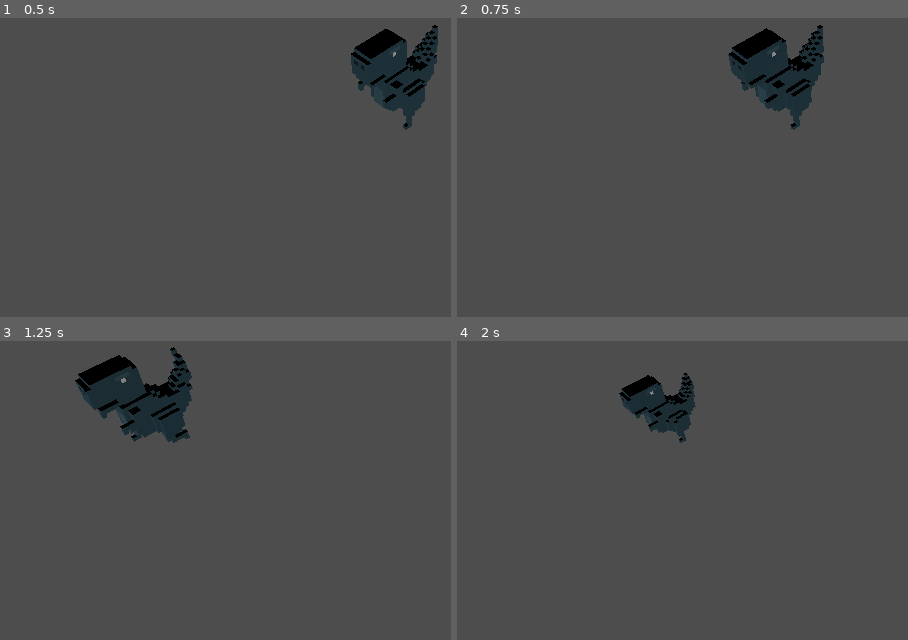
Above: before the commit, frames 1-4 (two rows, left to right).
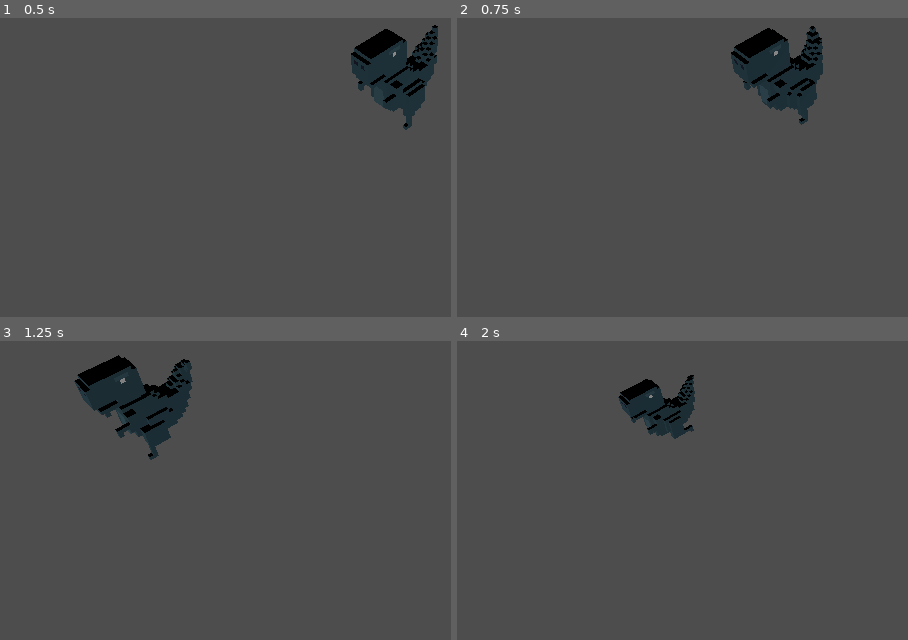
Above: after the commit, the same moments.

Repository: SugarWong97/Godot4_StopMotion3D
Game: Godot game, scene res://Demo.tscn
Same seed, same stepped clock (60 frames per second), same inputs: the game is played once before the commit and once after it.
Inputs (mouse positions are in pixels of both pictures, inside the frame that each line leads up to):
- Up to frame 1 (0.5 s): no input
- Up to frame 2 (0.75 s): tap Enter at 0.5 s; move the mouse to (outside the picture) at 0.52 s; hold D from 0.53 s (still down); hold Z from 0.53 s (still down); click (outside the picture) at 0.67 s
- Up to frame 3 (1.25 s): keep holding D; keep holding Z; tap X at 0.8 s
- Up to frame 4 (2 s): move the mouse to (696, 454) at 1.27 s; release D at 1.28 s; release Z at 1.28 s; hold S from 1.28 s (still down); tap X at 1.35 s; tap Z at 1.55 s

Frame 1 is identical in both runs. In frame 2, 1.1% of the frame differs, in the area x 60-82%, y 2-38%; in frame 3, 1.3%, in the area x 16-43%, y 2-40%; in frame 4, 1.0%.

Commit message:
allow change FPS for specific animation

Diff:
--- a/MeshAnimationPlayer.gd
+++ b/MeshAnimationPlayer.gd
@@ -1,7 +1,7 @@
 extends Node3D
 class_name MeshAnimationPlayer
 
-@export var defaultFPS : int = 30
+@export var defaultFPS : float = 30.0
 @export_dir var loadAnimationsPath : Array[String]
 @export_enum("obj", "gltf") var animationExtension: String = "gltf"
 @export_node_path("MeshInstance3D") var meshNodePath
@@ -21,6 +21,7 @@
 var nick = 'StopMotion3D'
 var loadedAnimations = []
 var dictForLoadedAnimations = {}
+var dictForAnimationsFPS = {}
 
 var meshObj : MeshInstance3D
 
@@ -31,6 +32,7 @@
 var curAnimationFrame = 0
 var curAnimationName : String
 var oldAnimationID : int = -1
+var curAnimationFps : float = -1.0
 
 # Actual timer.
 var timerForAnimation = null
@@ -62,6 +64,7 @@
 		#trace_prin("set map animationName [" +  animationName + "] = "+ str(index))
 		dictForLoadedAnimations[animationName] = index
 		loadedAnimations[index].push_back(gotMesh)
+		set_animation_fps(animationName, defaultFPS)
 
 func _ready() :
 	# Set initial timer.
@@ -87,6 +90,7 @@
 	set_default_fps(defaultFPS)
 	loadedAnimations.clear()
 	dictForLoadedAnimations.clear()
+	dictForAnimationsFPS.clear()
 
 	# Load all objects from directory.
 	for i in range(loadAnimationsPath.size()):
@@ -142,7 +146,6 @@
 	# Set initial frame.
 	#meshObj.mesh = loadedAnimations[0][0]
 	meshObj.mesh = null
-	timerForAnimation.start()
 
 # cover Animation Name to Animation ID
 # Example:
@@ -160,6 +163,9 @@
 		trace_prin(nick + ": Can not Play Animation, id not found")
 		pause()
 		return
+
+	_apply_timer_delay(dictForAnimationsFPS[animation])
+
 	oldAnimationID = animationIdToPlay
 	if restart or animationIdToPlay != oldAnimationID :
 		curAnimationFrame = 0
@@ -183,6 +189,7 @@
 func play(animationName: String, loop: bool = false, restart = false):
 	var id = animationNameToId(animationName)
 	curAnimationName = animationName
+	print("Play " + curAnimationName + ", fps is " + str(dictForAnimationsFPS[id]))
 	playWithID(id, loop, restart)
 
 # Plays stop motion in reverse.
@@ -264,9 +271,26 @@
 		curAnimationFrame = randi() % nOfFrames
 
 # Updates delay
-func set_default_fps(fps: int):
+func _apply_timer_delay(fps : float) :
 	var frameDelayS : float
+	frameDelayS = 1.0 / fps * 1.0
+
+	timerForAnimation.set_wait_time(frameDelayS)
+	if curAnimationFps != fps:
+		isNeedPlayImmediatelyWhenPlayCtrl = true
+	curAnimationFps = fps
+	timerForAnimation.stop()
+	timerForAnimation.start()
+	#trace_prin(nick + " change fps from " + str(curAnimationFps) + " to " + str(fps))
+
+# Updates delay
+func set_default_fps(fps: float):
 	defaultFPS = fps
-	frameDelayS = 1.0 / fps * 1.0
-	timerForAnimation.set_wait_time(frameDelayS)
-	isNeedPlayImmediatelyWhenPlayCtrl = true
+
+func set_animation_fps(animationName: String, fps : float):
+	var id = animationNameToId(animationName)
+	dictForAnimationsFPS[id] = fps
+	# if now is playing, apply immediately
+	if animationIdToPlay == id and timerForAnimation.is_stopped() == false:
+		_apply_timer_delay(fps)
+	#trace_prin(nick + " Set " + animationName + " fps " + str(fps))
